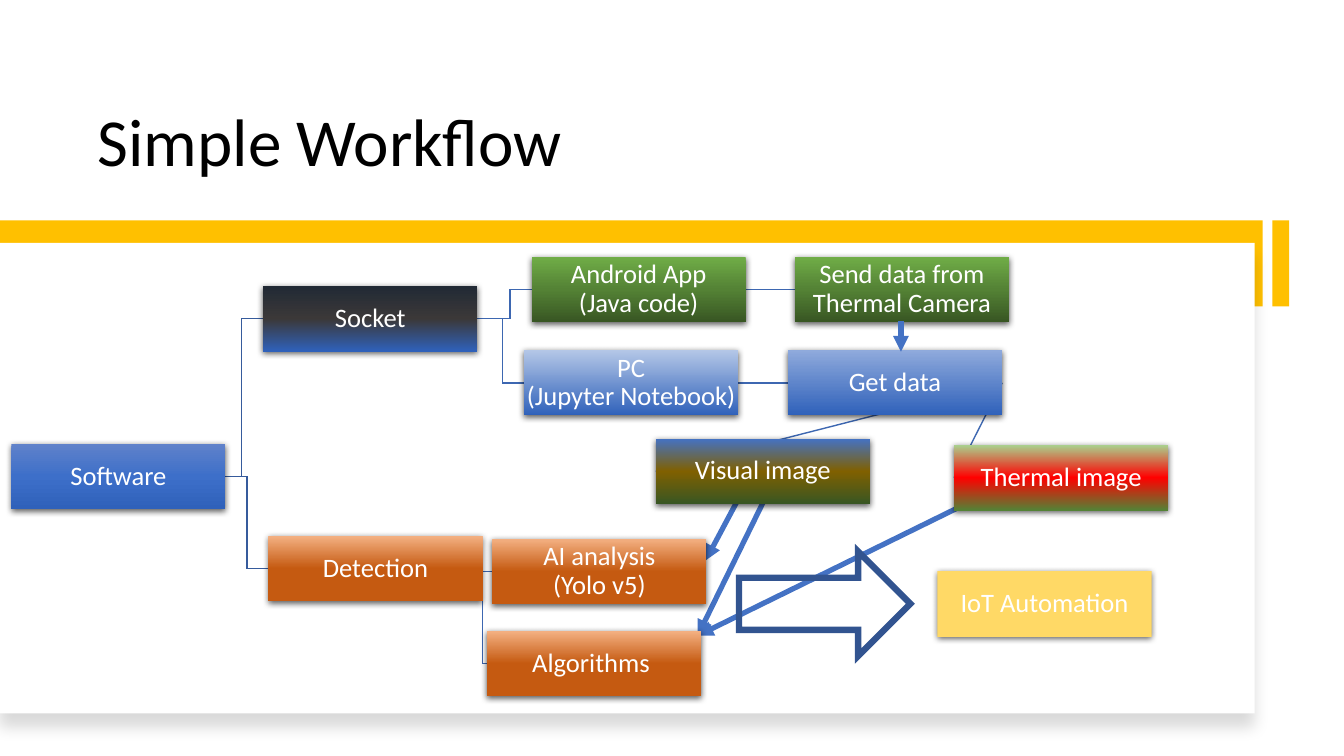
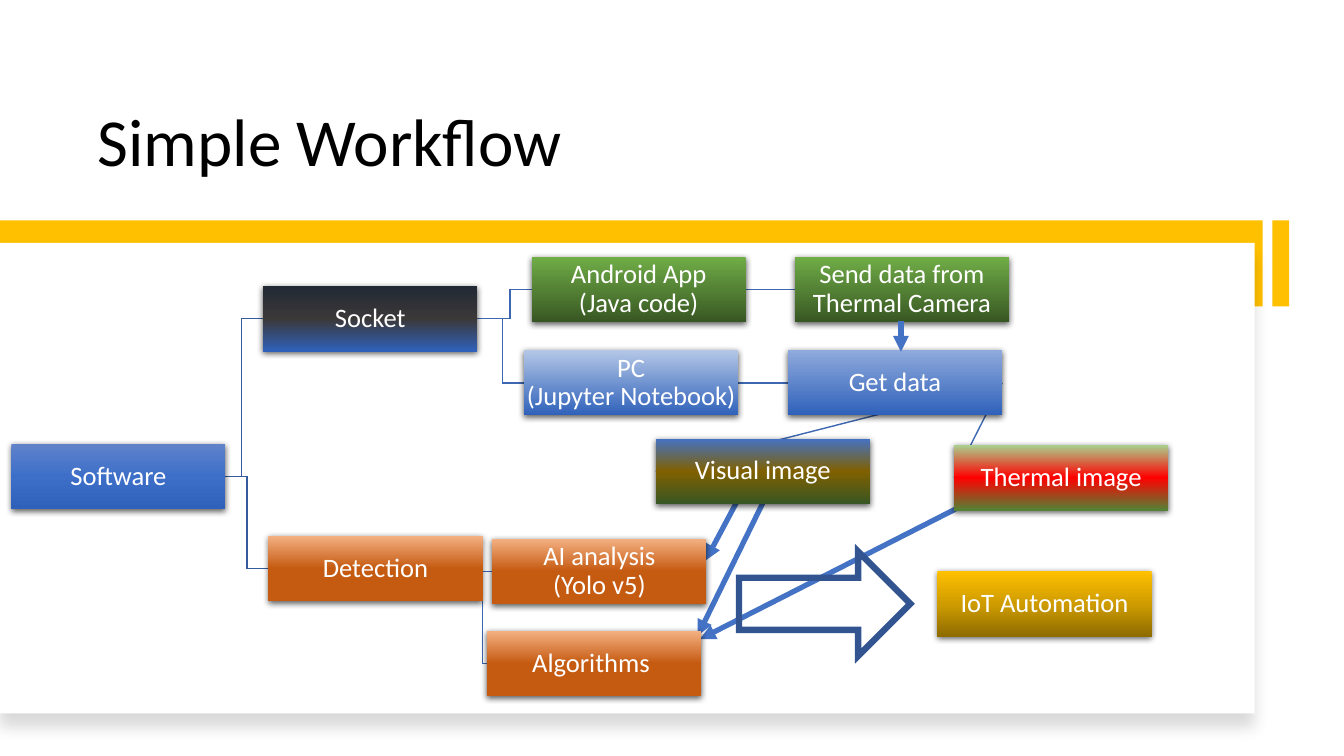
Before and after one commit to smarttommyau/aiot_bedroom, a slide deck: slide 8 of project_documents/P21_pitching_deck_AIoT Bedroom.pptx. Drawn at 1344x756 pixels with LibreOffice and Linux fonts; fonts in the diff are those of the drawing. Boxes give left, top, right and bottom in pixels: in the first picture for what was removed or moved away, otherwise in the second. Text is boxed around its words. In the diff, an @@ line names an element or a change of style, - is before the commit and + after.

```diff
--- a/project_documents/P21_pitching_deck_AIoT Bedroom.pptx
+++ b/project_documents/P21_pitching_deck_AIoT Bedroom.pptx
@@ arrow moved from (961, 506) - (698, 636) to (961, 506) - (700, 639) @@
@@ rectangle at [938,572,1152,637]: fill #FFD966 to gradient #FFC000 to #CF9C00 to #8F6C00 @@
```
Also in this commit, not shown: 8 other slides changed.
